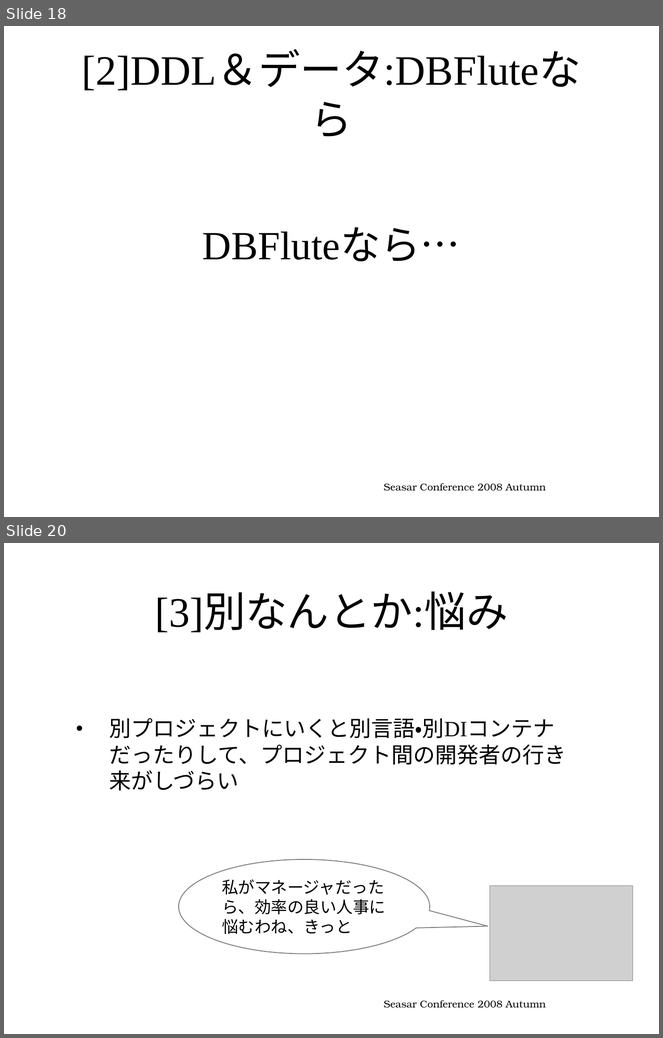
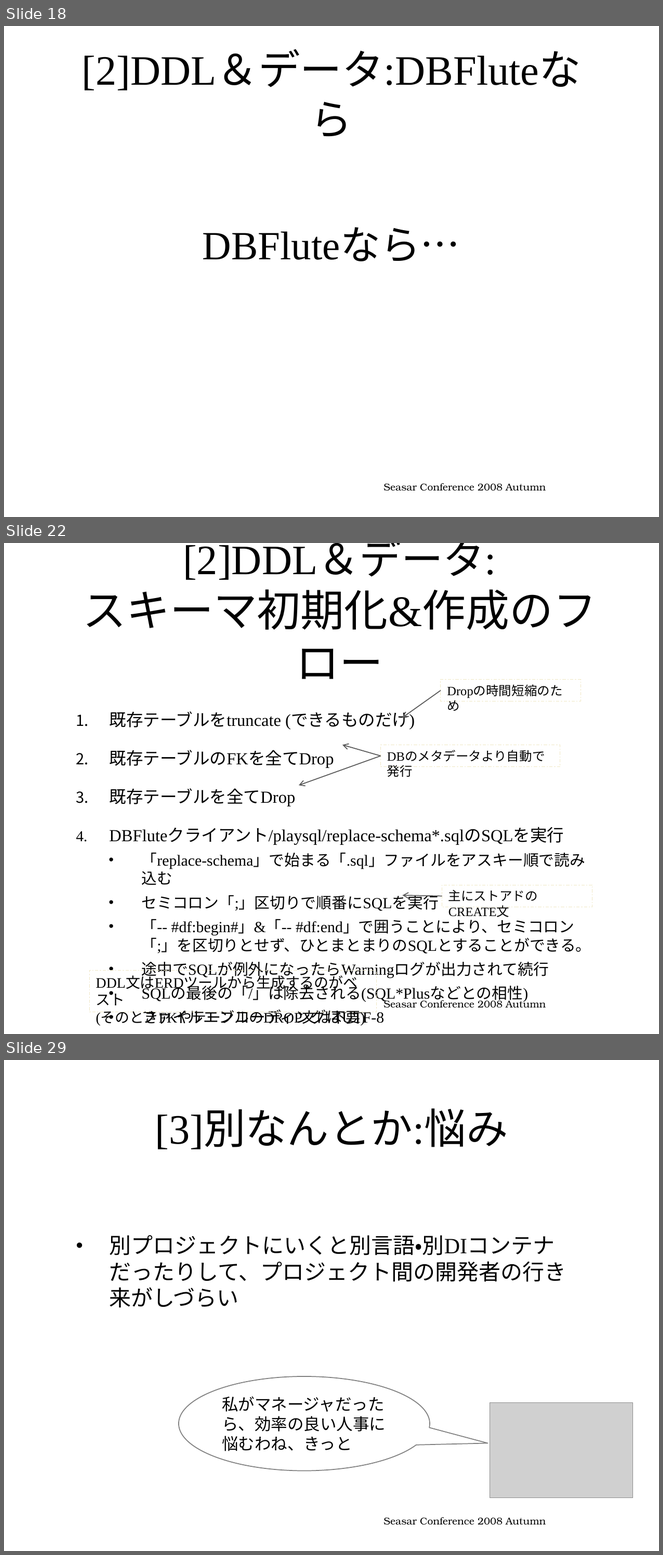
Before and after one commit to seasarorg/dbflute, a slide deck: dbflute/etc/doc/ref/session/resource/GenbaSolution2-sc2008autumn-dbflute.pptx. Shown one above the other, each under a label of ours: slides 18 and 20 before the commit, slides 18, 22 and 29 after it; the slides between them are not shown. The pictures are 663x1038 and 663x1555 pixels, drawn with LibreOffice and Linux fonts; fonts in the diff are those of the drawing; grey boxes stand for pictures; background and template pictures are left out. Boxes give left, top, right and bottom in pixels: in the first picture for what was removed or moved away, otherwise in the second. Text is boxed around its words. In the diff, an @@ line names an element or a change of style, - is before the commit and + after.

Commit message:
Making conference document.

```diff
--- a/dbflute/etc/doc/ref/session/resource/GenbaSolution2-sc2008autumn-dbflute.pptx
+++ b/dbflute/etc/doc/ref/session/resource/GenbaSolution2-sc2008autumn-dbflute.pptx
@@ slide 22 added at (x1=4, y1=543, x2=659, y2=1034), background picture (left out) @@
@@ title added at (x1=83, y1=543, x2=597, y2=679), 48 pt, text #000000 @@
+[2]DDL＆データ:
+スキーマ初期化&作成のフロー
@@ rectangle added at (x1=441, y1=679, x2=581, y2=702), outline #000000 0.75 pt dashed, 14 pt, text #000000 @@
+Dropの時間短縮のため
@@ arrow added from (441, 691) to (402, 718), #595959 1 pt @@
@@ text added at (x1=109, y1=711, x2=592, y2=1026), 17.1 pt, text #000000 @@
+1. 既存テーブルをtruncate (できるものだけ)
+2. 既存テーブルのFKを全てDrop
+3. 既存テーブルを全てDrop
+4. DBFluteクライアント/playsql/replace-schema*.sqlのSQLを実行
+  • 「replace-schema」で始まる「.sql」ファイルをアスキー順で読み込む
+  • セミコロン「;」区切りで順番にSQLを実行
+  • 「-- #df:begin#」&「-- #df:end」で囲うことにより、セミコロン「;」を区切りとせず、ひとまとまりのSQLとすることができる。
+  • 途中でSQLが例外になったらWarningログが出力されて続行
+  • SQLの最後の「/」は除去される(SQL*Plusなどとの相性)
+  • ファイルエンコーディングはUTF-8
@@ arrow added from (380, 756) to (343, 745), #595959 1 pt @@
@@ rectangle added at (x1=380, y1=745, x2=560, y2=767), outline #000000 0.75 pt dashed, 14 pt, text #000000 @@
+DBのメタデータより自動で発行
@@ arrow added from (380, 756) to (299, 785), #595959 1 pt @@
@@ rectangle added at (x1=442, y1=885, x2=593, y2=908), outline #000000 0.75 pt dashed, 14 pt, text #000000 @@
+主にストアドのCREATE文
@@ arrow added from (442, 896) to (402, 896), #595959 1 pt @@
@@ rectangle added at (x1=89, y1=971, x2=376, y2=1013), outline #000000 0.75 pt dashed, 16 pt, text #000000 @@
+DDL文はERDツールから生成するのがベスト
+(そのときFKやテーブルのDROP文は不要)
@@ text added at (x1=384, y1=999, x2=546, y2=1008), 11 pt, text #000000 @@
+Seasar Conference 2008 Autumn
@@ what was slide 20 is now slide 29 @@
```
Also in this commit, not shown: 1 slide changed, 8 other slides added.
